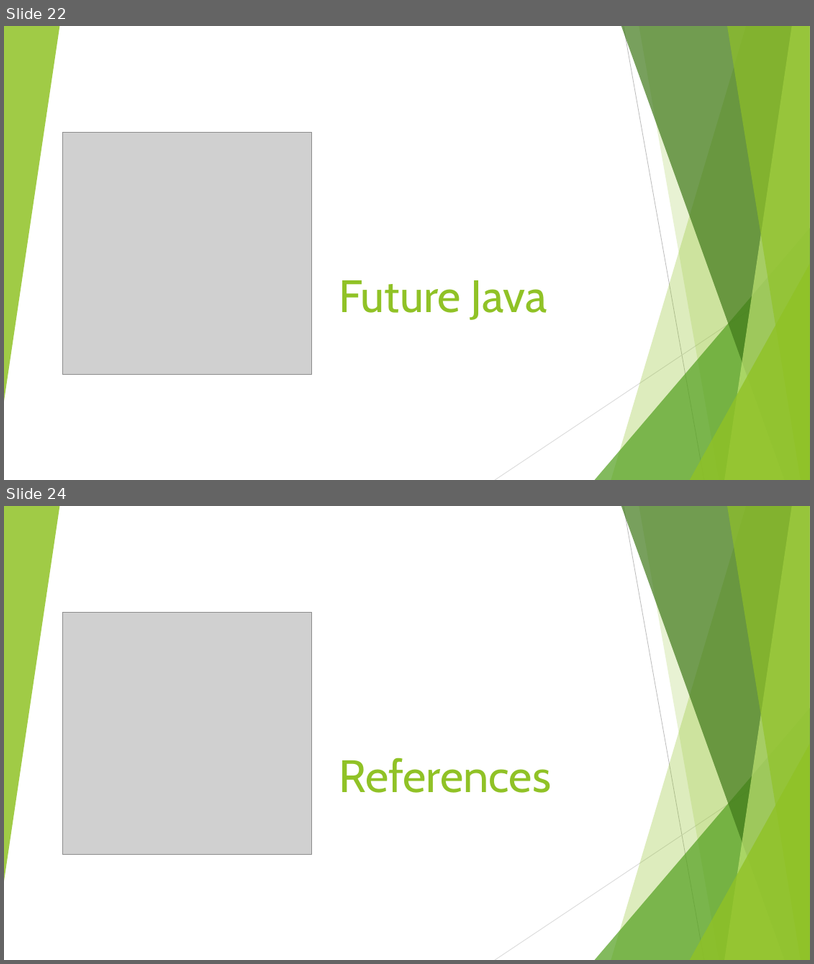
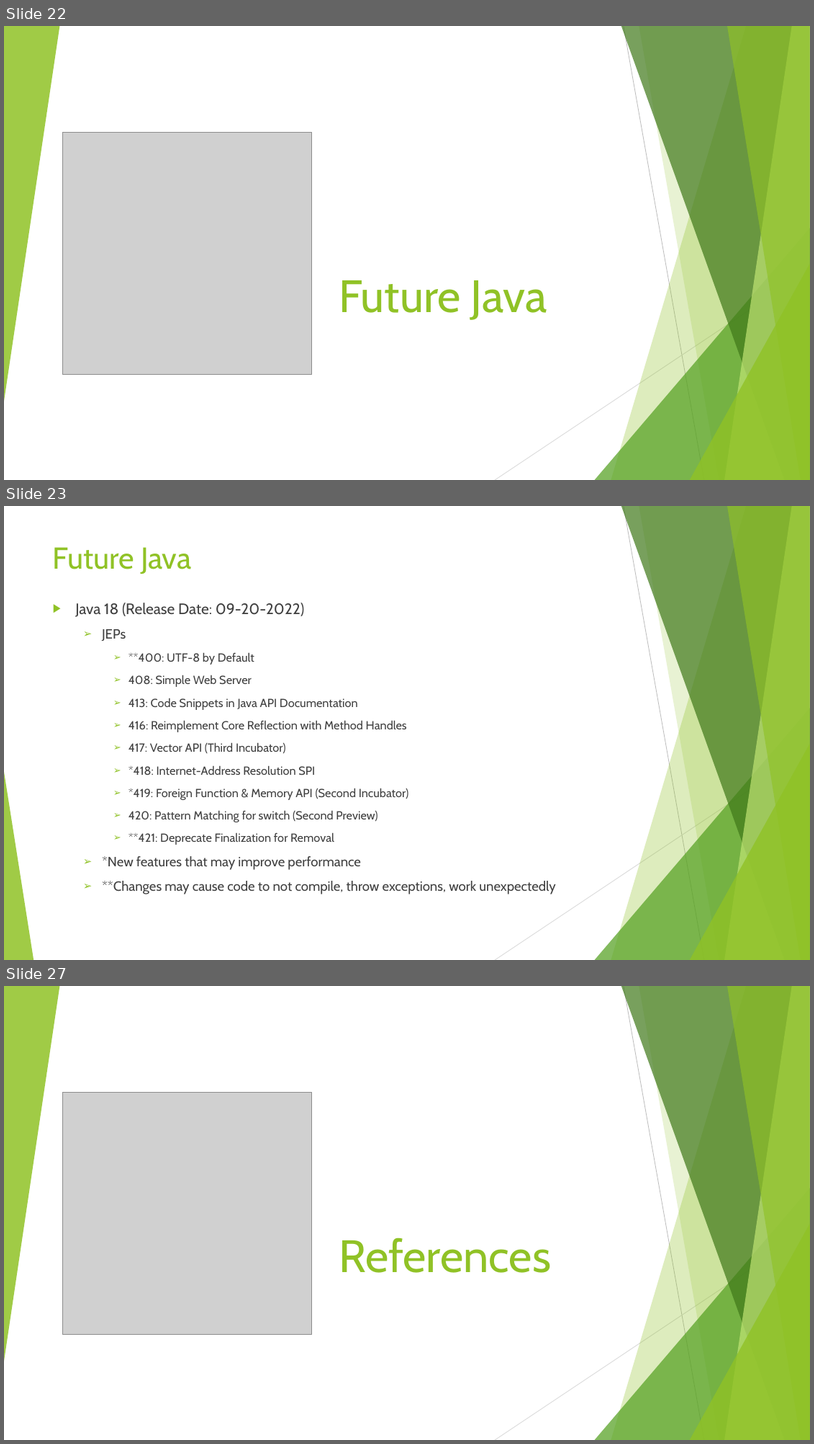
Before and after one commit to Rohan427/Qpid4Graal, a slide deck: doc/reference/Java_17 _Upgrade.pptx. Shown one above the other, each under a label of ours: slides 22 and 24 before the commit, slides 22, 23 and 27 after it; the slides between them are not shown. The pictures are 814x964 and 814x1444 pixels, drawn with LibreOffice and Linux fonts; fonts in the diff are those of the drawing; grey boxes stand for pictures. Boxes give left, top, right and bottom in pixels: in the first picture for what was removed or moved away, otherwise in the second. Text is boxed around its words. In the diff, an @@ line names an element or a change of style, - is before the commit and + after.

Commit message:
Java 17 Upgrade PPT RC1

```diff
--- a/doc/reference/Java_17 _Upgrade.pptx
+++ b/doc/reference/Java_17 _Upgrade.pptx
@@ slide 23 added at (4,506,810,960), background #FFFFFF; not listed: 9 template elements that a slide beside it also shows @@
@@ title added at (53,547,191,574), 36 pt, text #90C226 @@
+Future Java
@@ text added at (75,602,556,894), 14 pt, text #404040 @@
+▶ Java 18 (Release Date: 09-20-2022)
+  ➢ JEPs
+    ➢ **400: UTF-8 by Default
+    ➢ 408: Simple Web Server
+    ➢ 413: Code Snippets in Java API Documentation
+    ➢ 416: Reimplement Core Reflection with Method Handles
+    ➢ 417: Vector API (Third Incubator)
+    ➢ *418: Internet-Address Resolution SPI
+    ➢ *419: Foreign Function & Memory API (Second Incubator)
+    ➢ 420: Pattern Matching for switch (Second Preview)
+    ➢ **421: Deprecate Finalization for Removal
+  ➢ *New features that may improve performance
+  ➢ **Changes may cause code to not compile, throw exceptions, work unexpectedly
@@ triangle added at (4,772,34,960), fill #90C226 at 85% opacity @@
@@ what was slide 24 is now slide 27 @@
```
Also in this commit, not shown: 2 slides changed, 2 other slides added, 1 other file.
